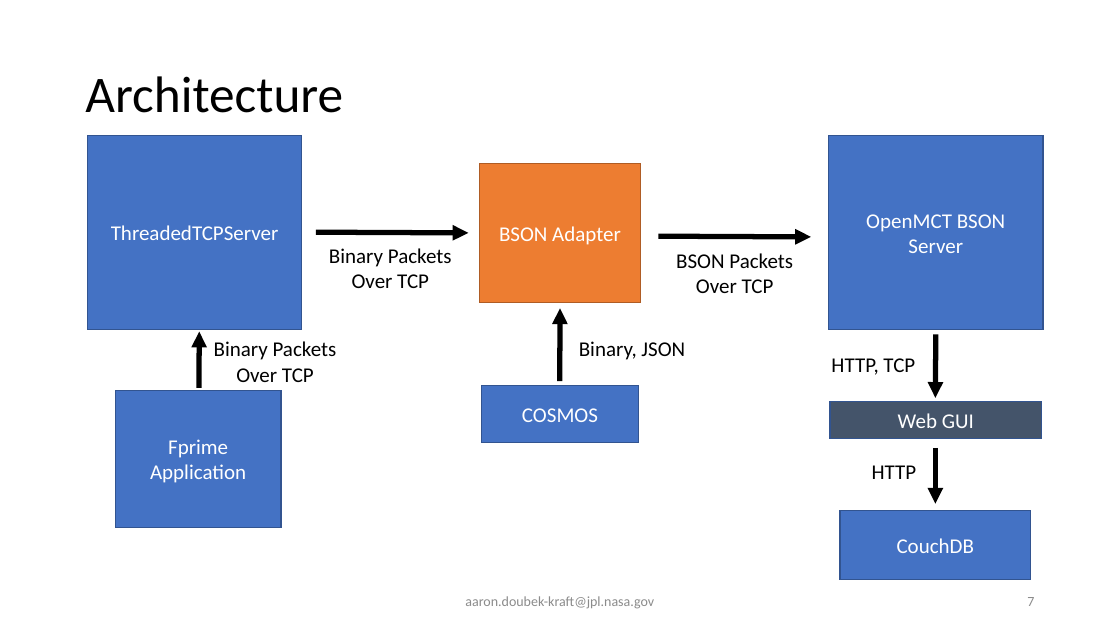
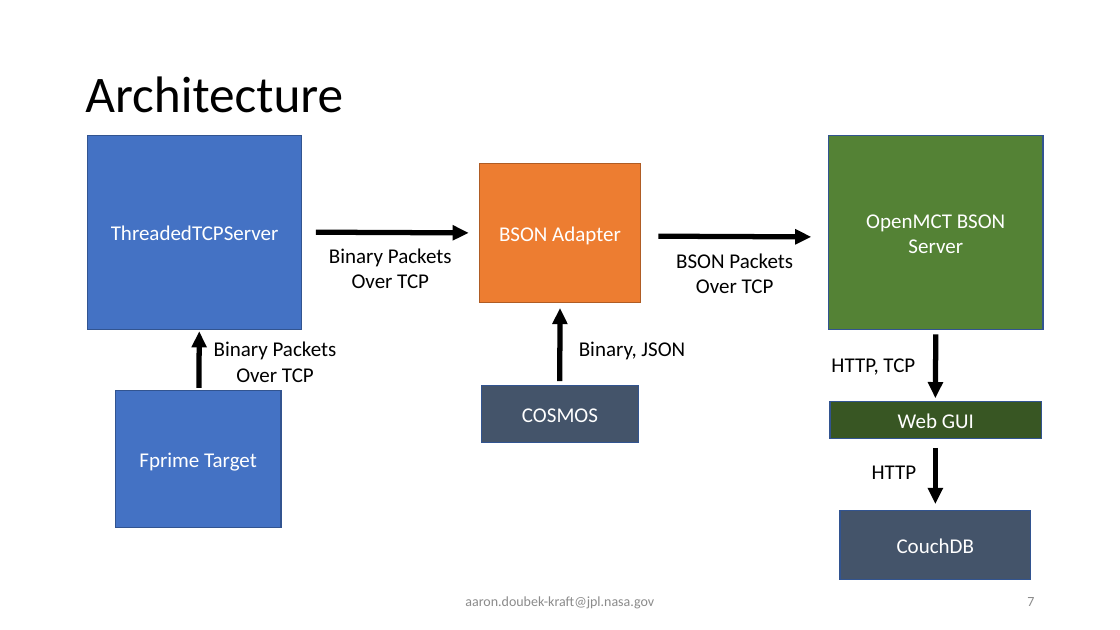
Before and after one commit to JPLOpenSource/fprime-sw-Rel1.0, a slide deck: slide 7 of openmct/docs/OpenMCTPresentation.pptx. Drawn at 1120x630 pixels with LibreOffice and Linux fonts; fonts in the diff are those of the drawing. Boxes give left, top, right and bottom in pixels: in the first picture for what was removed or moved away, otherwise in the second. Text is boxed around its words. In the diff, an @@ line names an element or a change of style, - is before the commit and + after.

```diff
--- a/openmct/docs/OpenMCTPresentation.pptx
+++ b/openmct/docs/OpenMCTPresentation.pptx
@@ rectangle "OpenMCT BSON Server" at <box>828,136,1043,329</box>: fill #4472C4 to #548235 @@
@@ rectangle "COSMOS" at <box>481,386,639,443</box>: fill #4472C4 to #44546A @@
@@ rectangle "Web GUI" at <box>830,402,1042,439</box>: fill #44546A to #385723 @@
@@ text in rectangle at <box>139,452,257,471</box>: text changed @@
-Fprime Application
+Fprime Target
@@ rectangle "CouchDB" at <box>840,511,1031,580</box>: fill #4472C4 to #44546A @@
```
Also in this commit, not shown: 9 other files.
